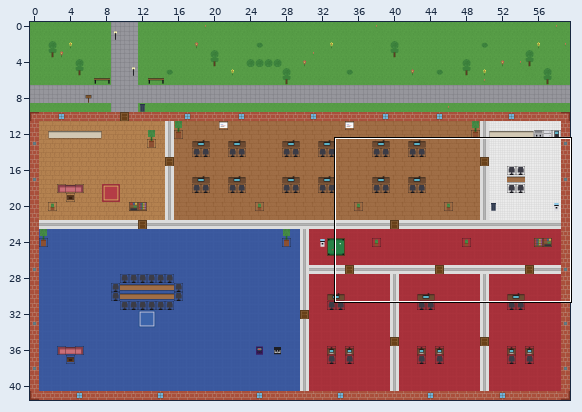
Two states of a Tiled map (JSON), client/public/maps/default.tmj. Above, an overview of the earlier version with the close-up marked.
Close-up. As it was:
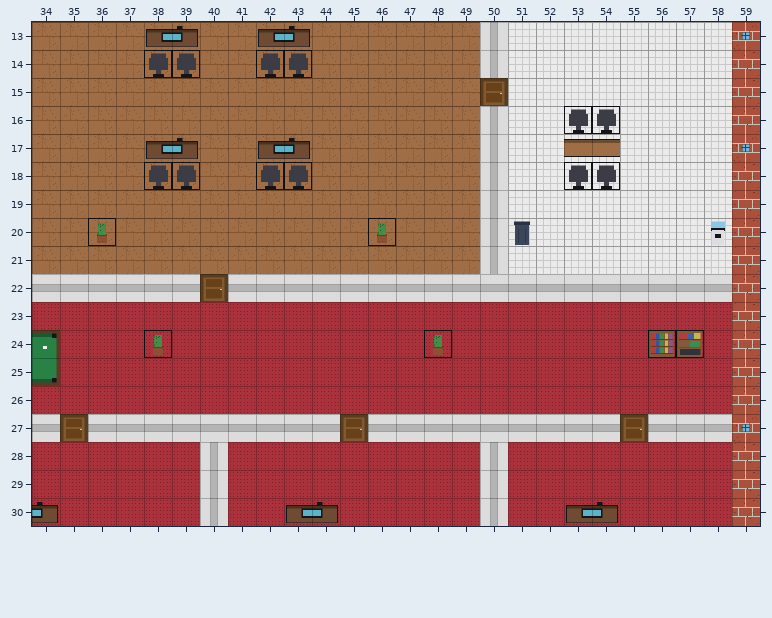
Cells are 32x32 px. Shown: x 34..59, y 13..30. The commit also changed other parts of the map, which this record leaves out.
The result:
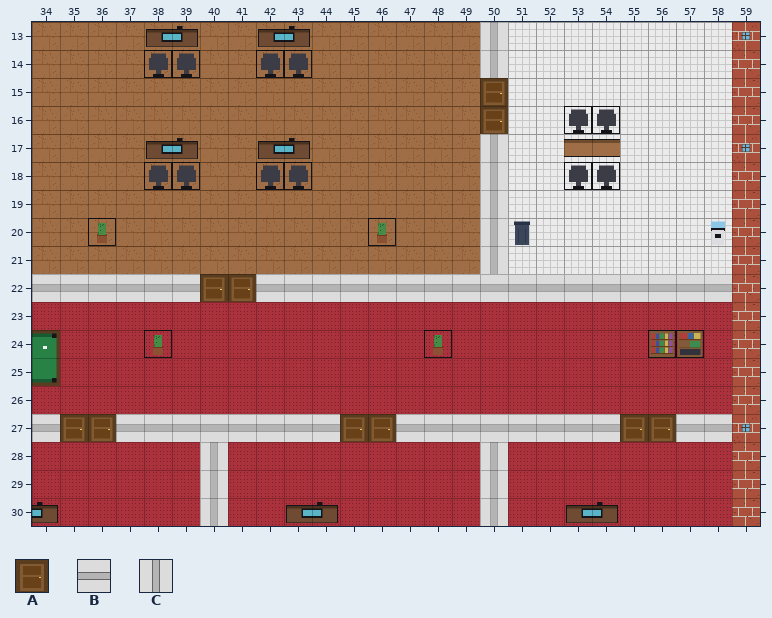
Key: from "basic": A 46, B 48, C 49.
_ is an empty cell.
The exact change:
Layer "walls":
y 16: x 50 C -> A
y 22: x 41 B -> A
y 27: x 36 B -> A; x 46 B -> A; x 56 B -> A
Boxes around the changes in both close-ups, in picture pixels (x1, y1, x2, y2):
changed: (480, 106, 508, 134)
changed: (228, 274, 256, 302)
changed: (88, 414, 116, 442)
changed: (368, 414, 396, 442)
changed: (648, 414, 676, 442)
